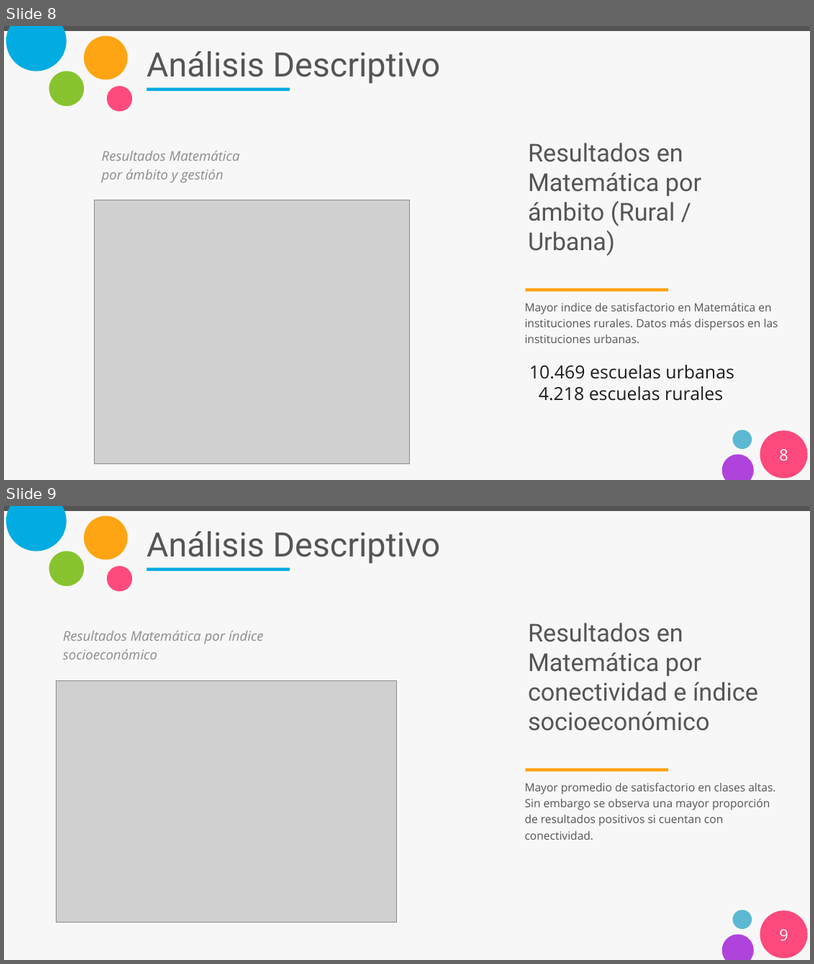
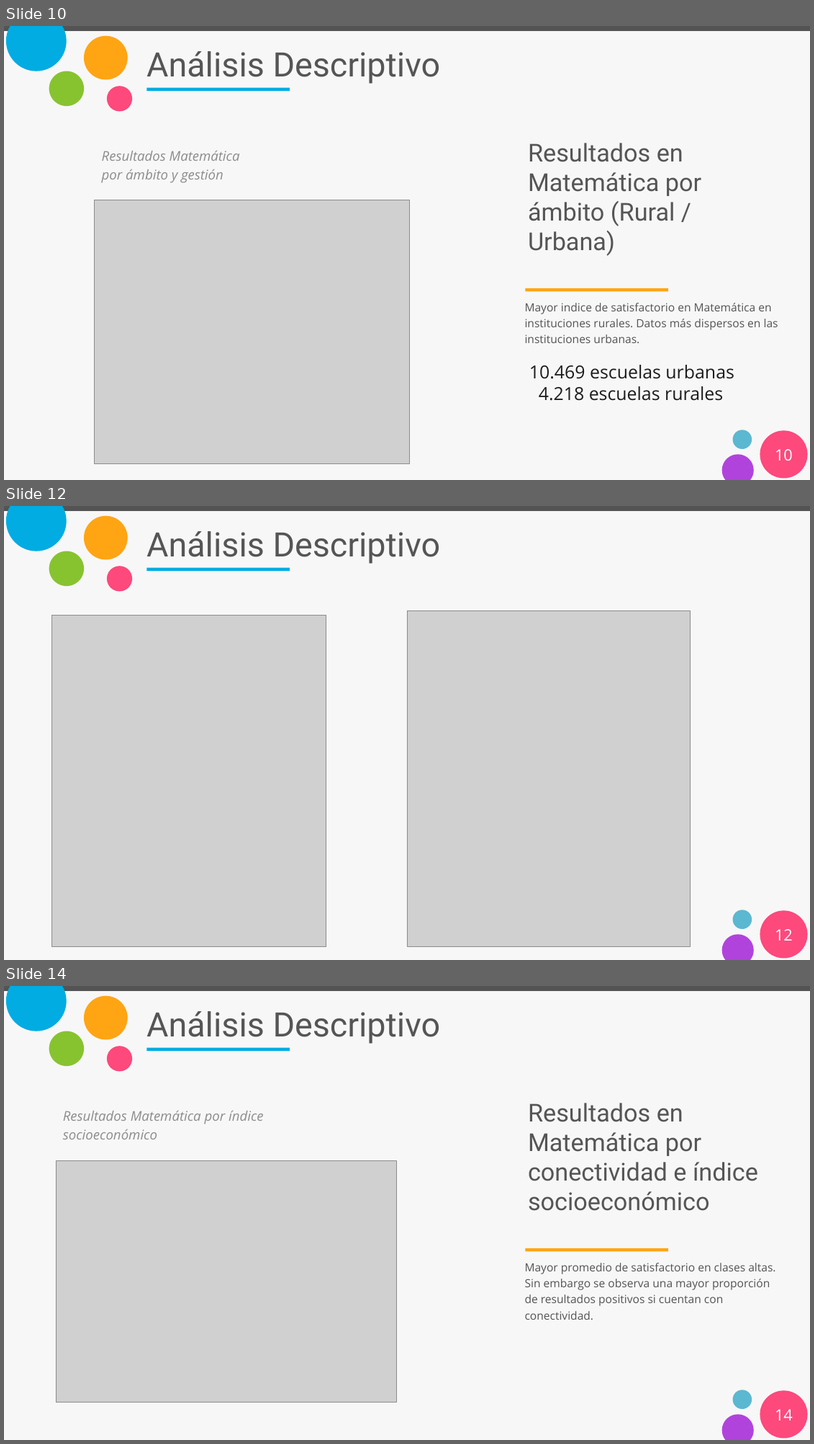
Before and after one commit to gp34446/desafio3, a slide deck: Presentación_desafio_3.pptx. Shown one above the other, each under a label of ours: slides 8 and 9 before the commit, slides 10, 12 and 14 after it; the slides between them are not shown. The pictures are 814x964 and 814x1444 pixels, drawn with LibreOffice and Linux fonts; fonts in the diff are those of the drawing; grey boxes stand for pictures. Boxes give left, top, right and bottom in pixels: in the first picture for what was removed or moved away, otherwise in the second. Text is boxed around its words. In the diff, an @@ line names an element or a change of style, - is before the commit and + after.

```diff
--- a/Presentación_desafio_3.pptx
+++ b/Presentación_desafio_3.pptx
@@ slide 12 added at <box>4,506,810,960</box>, background #F7F7F7; not listed: 9 template elements that a slide beside it also shows @@
@@ title added at <box>147,531,441,564</box>, 60 pt, text #555555 @@
+Análisis Descriptivo
@@ picture added at <box>407,610,690,947</box> @@
@@ picture added at <box>52,615,326,947</box> @@
@@ page number added at <box>775,929,793,940</box>, 28 pt, text #FFFFFF @@
+12
@@ what was slide 8 is now slide 10 @@
@@ page number at <box>775,449,793,460</box>: text changed @@
-8
+10
@@ what was slide 9 is now slide 14 @@
@@ page number at <box>775,1409,793,1420</box>: text changed @@
-9
+14
```
Also in this commit, not shown: 43 slides changed, 5 other slides added.
